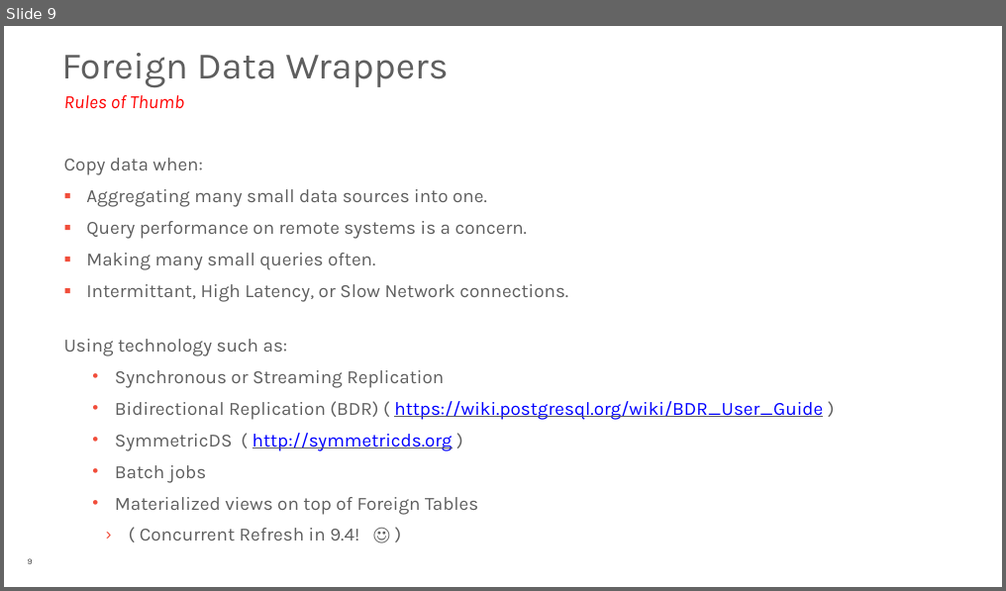
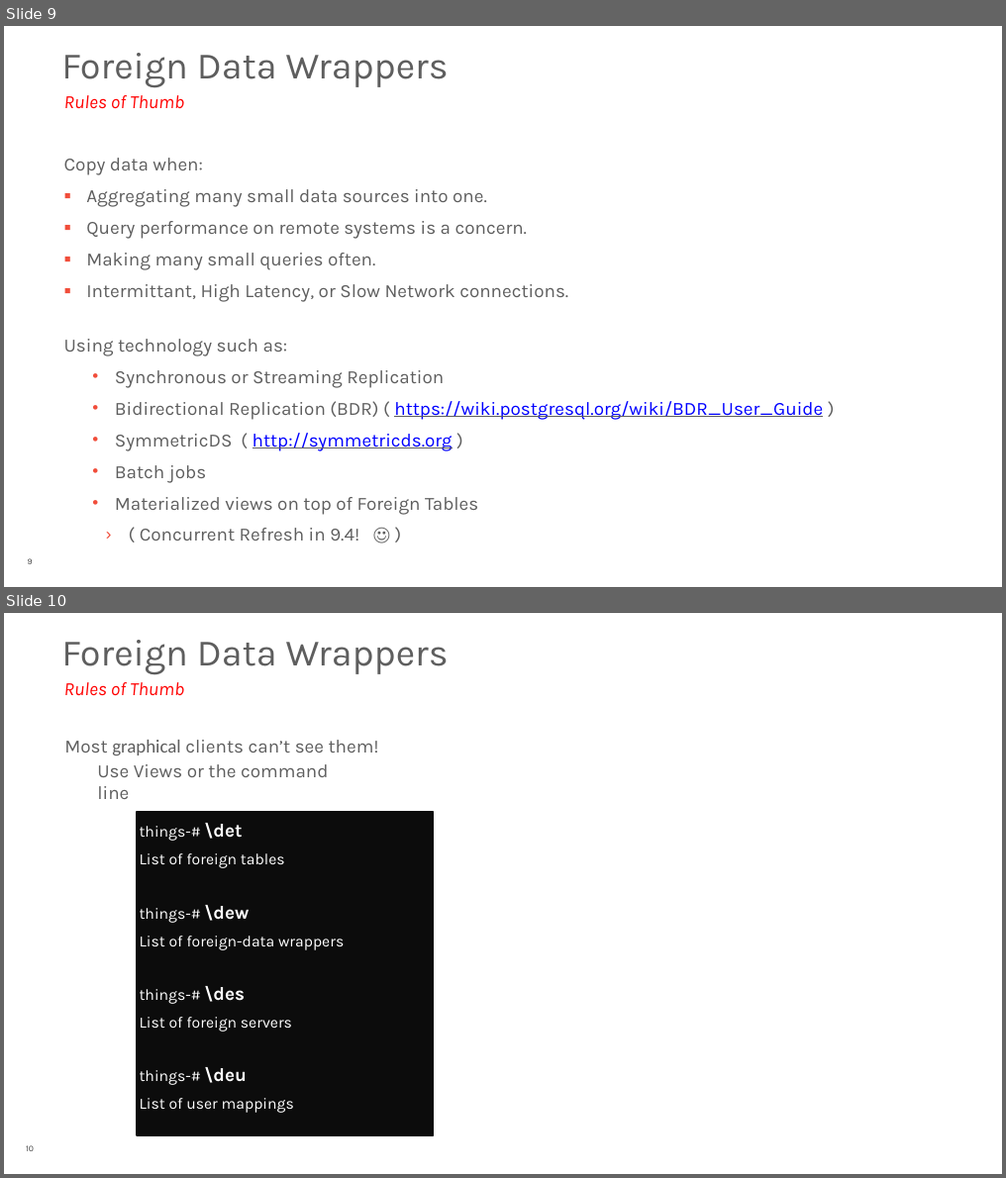
Before and after one commit to rotten/hue-multicorn-postgresql-fdw, a slide deck: extra/Database_Of_Things_PGConf_US_2015.pptx. Shown one above the other, each under a label of ours: slide 9 before the commit, slides 9 and 10 after it. The pictures are 1006x591 and 1006x1178 pixels, drawn with LibreOffice and Linux fonts; fonts in the diff are those of the drawing; background and template pictures are left out. Boxes give left, top, right and bottom in pixels: in the first picture for what was removed or moved away, otherwise in the second. Text is boxed around its words. In the diff, an @@ line names an element or a change of style, - is before the commit and + after.

```diff
--- a/extra/Database_Of_Things_PGConf_US_2015.pptx
+++ b/extra/Database_Of_Things_PGConf_US_2015.pptx
@@ slide 10 added at (x1=4, y1=613, x2=1002, y2=1174), background #FFFFFF @@
@@ title added at (x1=61, y1=640, x2=449, y2=675), 48 pt, text #5E5E5E @@
+Foreign Data Wrappers
@@ text added at (x1=64, y1=682, x2=184, y2=695), 24 pt, text #FF0000, italic @@
+Rules of Thumb
@@ text added at (x1=64, y1=740, x2=379, y2=756), 24 pt, text #5E5E5E @@
+Most graphical clients can’t see them!
@@ text added at (x1=97, y1=764, x2=328, y2=799), 24 pt, text #5E5E5E @@
+Use Views or the command line
@@ text added at (x1=137, y1=812, x2=434, y2=1136), fill #0C0C0C, outline #090909 1 pt, 20 pt, text #FFFFFF @@
+things-# \det
+List of foreign tables
+things-# \dew
+List of foreign-data wrappers
+things-# \des
+List of foreign servers
+things-# \deu
+List of user mappings
@@ page number added at (x1=26, y1=1146, x2=34, y2=1152), 11 pt, text #444444 @@
+10
```
Also in this commit, not shown: 1 slide changed.
